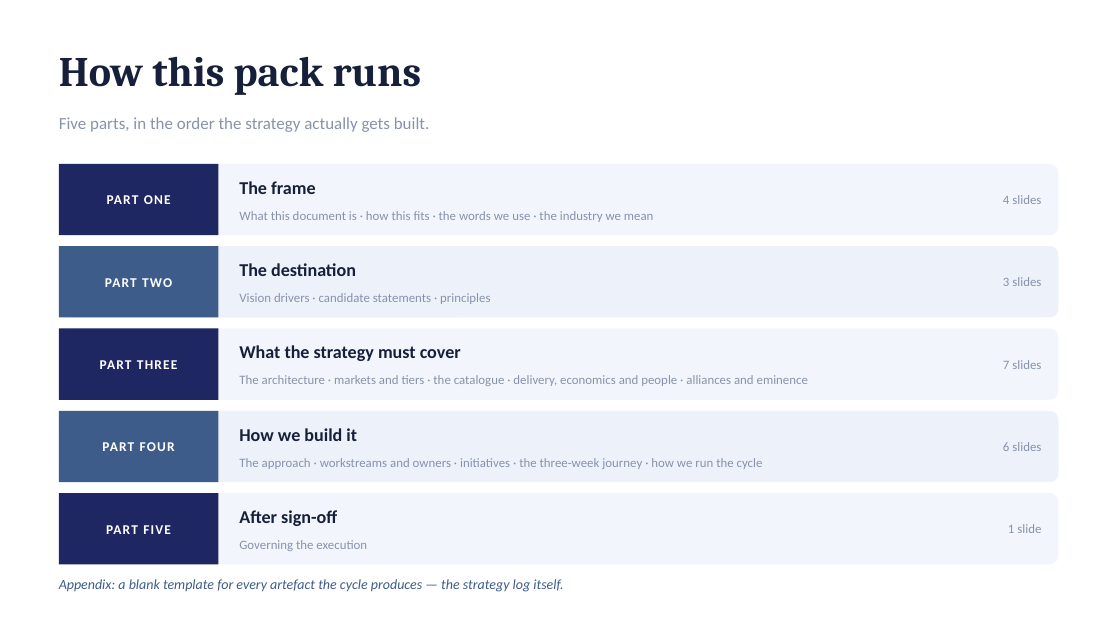
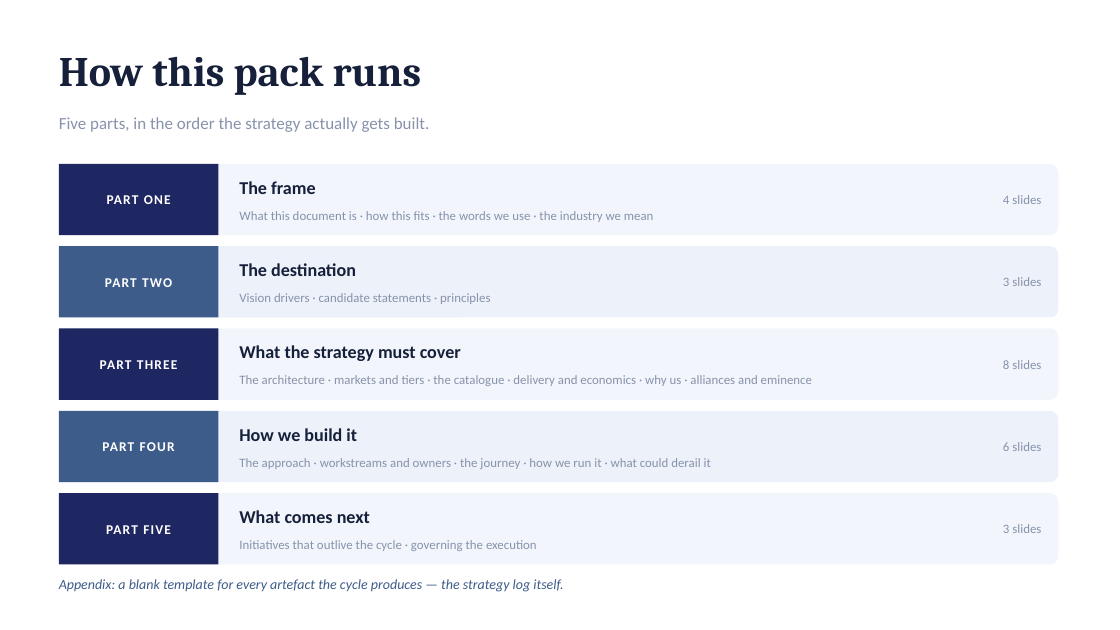
Before and after one commit to dhajjar-cyber/bae, a slide deck: slide 2 of FSI strategy/EAI&D-FSI-Strategy-Development-Plan.pptx. Drawn at 1120x630 pixels with LibreOffice and Linux fonts; fonts in the diff are those of the drawing. Boxes give left, top, right and bottom in pixels: in the first picture for what was removed or moved away, otherwise in the second. Text is boxed around its words. In the diff, an @@ line names an element or a change of style, - is before the commit and + after.

```diff
--- a/FSI strategy/EAI&D-FSI-Strategy-Development-Plan.pptx
+++ b/FSI strategy/EAI&D-FSI-Strategy-Development-Plan.pptx
@@ text at [239, 375, 812, 386]: text changed @@
-The architecture · markets and tiers · the catalogue · delivery, economics and people · alliances and eminence
+The architecture · markets and tiers · the catalogue · delivery and economics · why us · alliances and eminence
@@ text at [1003, 360, 1041, 369]: text changed @@
-7 slides
+8 slides
@@ text at [239, 458, 711, 469]: text changed @@
-The approach · workstreams and owners · initiatives · the three-week journey · how we run the cycle
+The approach · workstreams and owners · the journey · how we run it · what could derail it
@@ text at [239, 510, 370, 523]: text changed @@
-After sign-off
+What comes next
@@ text at [1003, 524, 1041, 533]: text changed @@
-1 slide
+3 slides
@@ text at [239, 540, 537, 551]: text changed @@
-Governing the execution
+Initiatives that outlive the cycle · governing the execution
```
Also in this commit, not shown: 4 other slides changed, 2 slides added, 1 other file.
